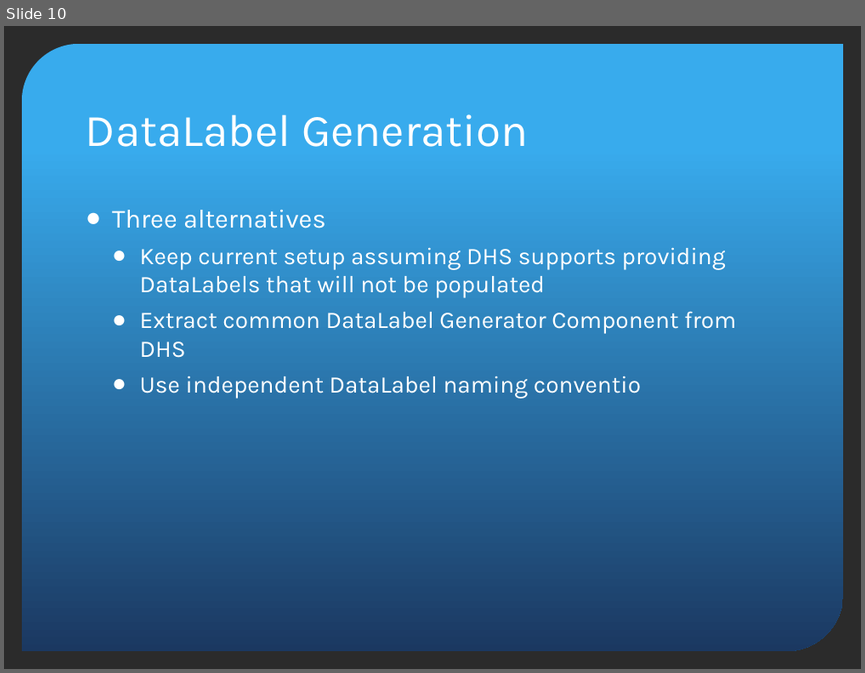
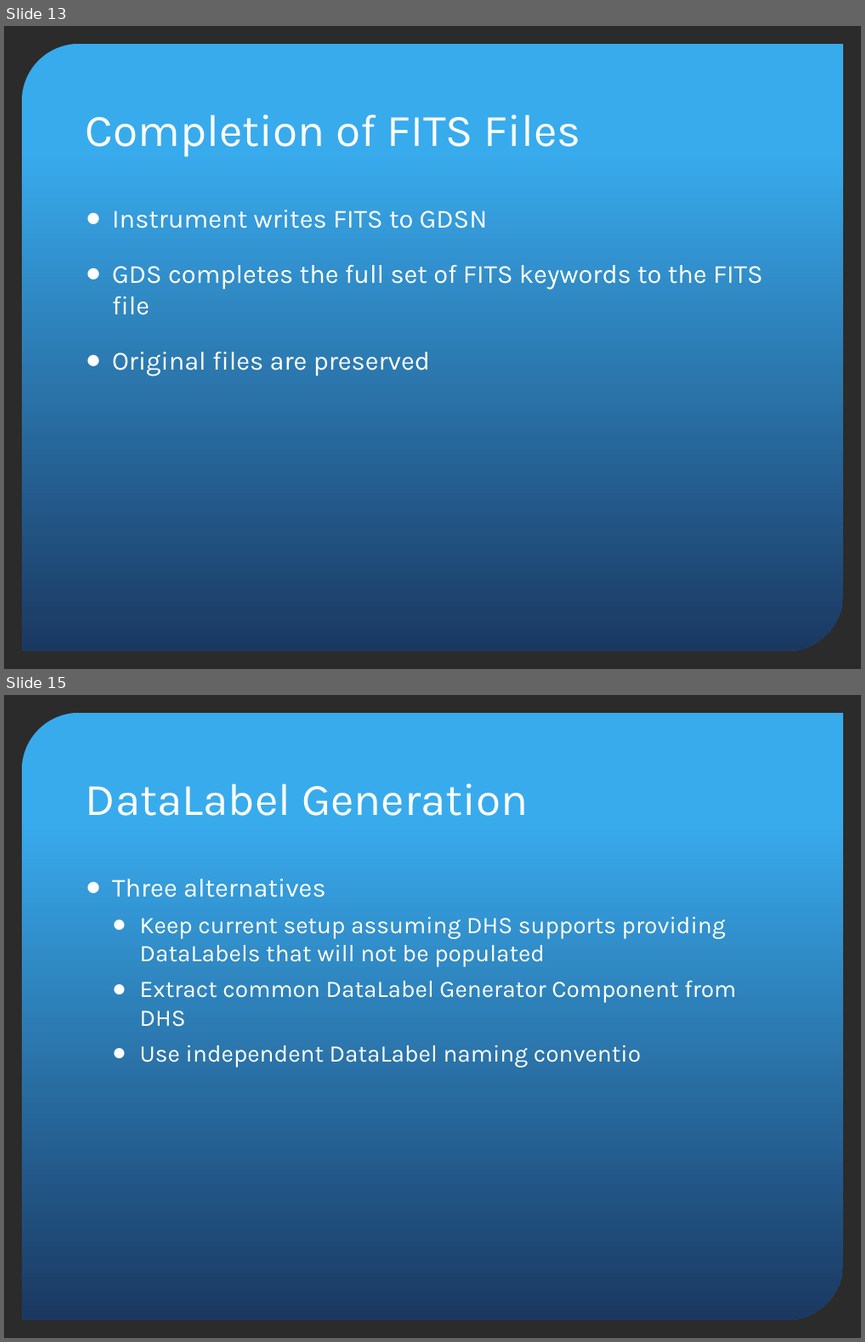
Before and after one commit to jluhrs/gmp, a slide deck: gds-api/src/main/doc/GDSDesignReview.pptx. Shown one above the other, each under a label of ours: slide 10 before the commit, slides 13 and 15 after it; the slides between them are not shown. The pictures are 865x673 and 865x1342 pixels, drawn with LibreOffice and Linux fonts; fonts in the diff are those of the drawing; background and template pictures are left out; a plain dark background stands for a picture behind light text. Boxes give left, top, right and bottom in pixels: in the first picture for what was removed or moved away, otherwise in the second. Text is boxed around its words. In the diff, an @@ line names an element or a change of style, - is before the commit and + after.

```diff
--- a/gds-api/src/main/doc/GDSDesignReview.pptx
+++ b/gds-api/src/main/doc/GDSDesignReview.pptx
@@ slide 13 added at [4,26,861,669], background picture (left out); not listed: 1 template element that a slide beside it also shows @@
@@ title added at [86,114,580,157], 38 pt, text #FFFFFF @@
+Completion of FITS Files
@@ text added at [112,210,763,376], 22 pt, text #FFFFFF @@
+● Instrument writes FITS to GDSN
+● GDS completes the full set of FITS keywords to the FITS file
+● Original files are preserved
@@ what was slide 10 is now slide 15 @@
```
Also in this commit, not shown: 10 slides changed, 7 other slides added, 2 slides removed.
